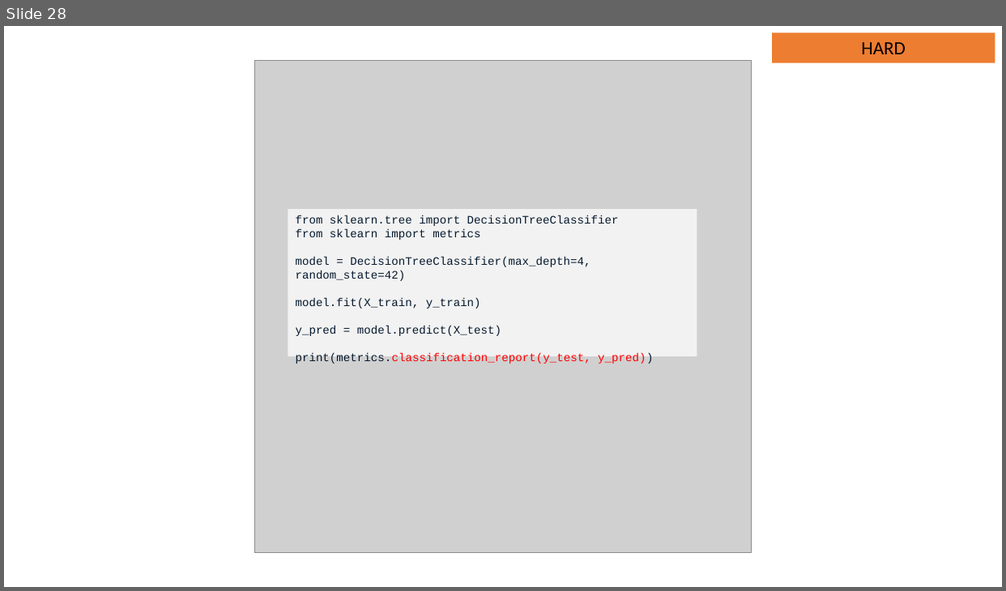
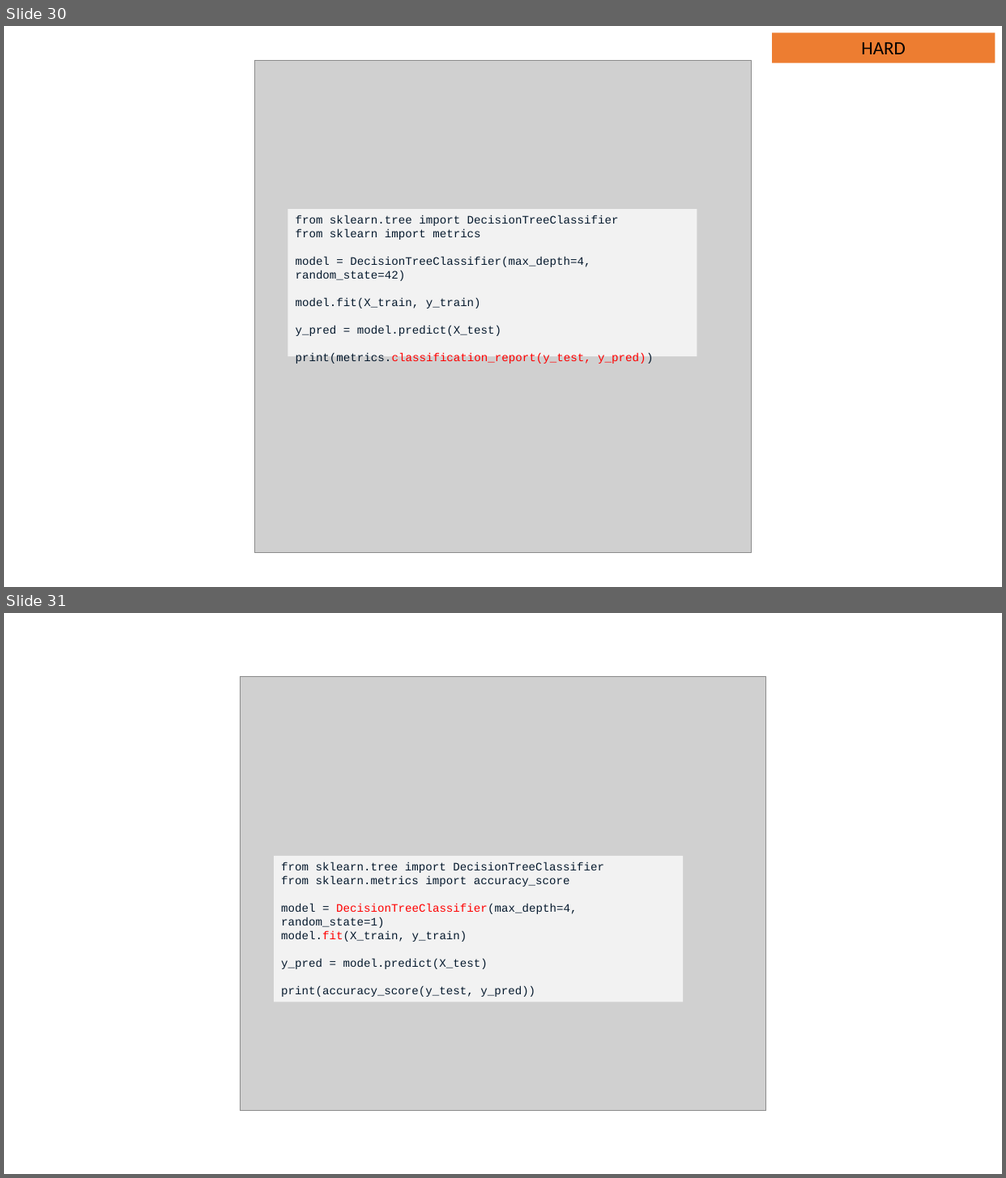
Before and after one commit to JNYH/DataCamp_Assessment, a slide deck: Model_Development.pptx. Shown one above the other, each under a label of ours: slide 28 before the commit, slides 30 and 31 after it. The pictures are 1006x591 and 1006x1178 pixels, drawn with LibreOffice and Linux fonts; fonts in the diff are those of the drawing; grey boxes stand for pictures. Boxes give left, top, right and bottom in pixels: in the first picture for what was removed or moved away, otherwise in the second. Text is boxed around its words. In the diff, an @@ line names an element or a change of style, - is before the commit and + after.

```diff
--- a/Model_Development.pptx
+++ b/Model_Development.pptx
@@ slide 31 added at box(4, 613, 1002, 1174), background #FFFFFF @@
@@ picture added at box(240, 676, 766, 1111) @@
@@ rectangle added at box(274, 856, 683, 1003), fill #F2F2F2, 11 pt, text #05192D @@
+from sklearn.tree import DecisionTreeClassifier
+from sklearn.metrics import accuracy_score
+model = DecisionTreeClassifier(max_depth=4, random_state=1)
+model.fit(X_train, y_train)
+y_pred = model.predict(X_test)
+print(accuracy_score(y_test, y_pred))
@@ what was slide 28 is now slide 30 @@
```
Also in this commit, not shown: 9 slides changed, 4 other slides added, 1 slide removed.
